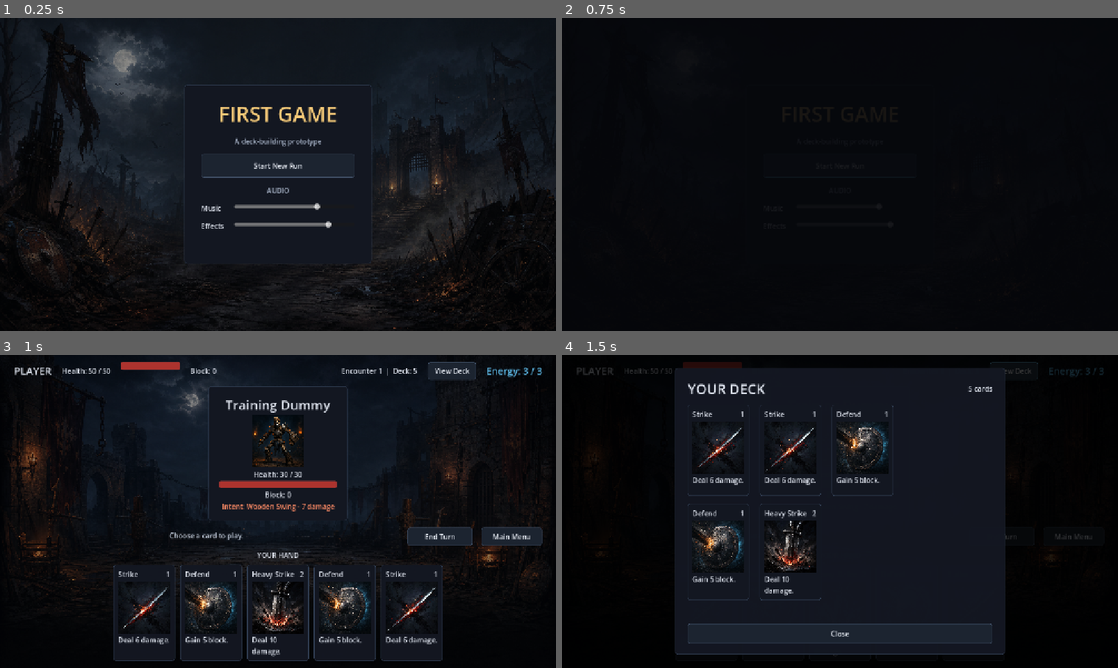
Above: before the commit, frames 1-4 (two rows, left to right).
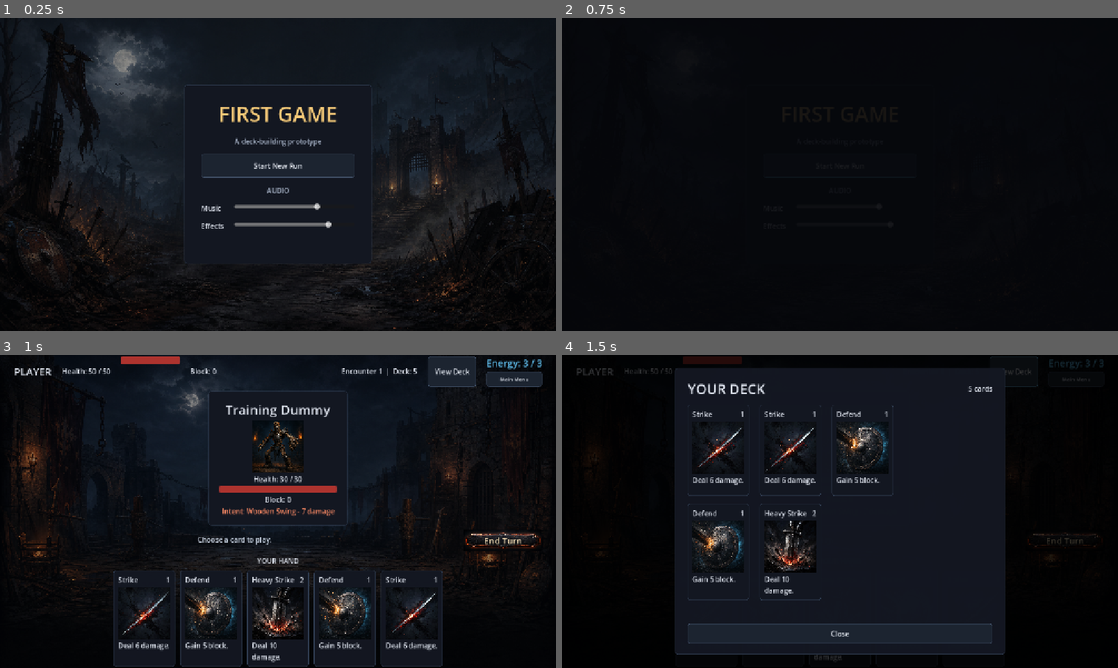
Above: after the commit, the same moments.

Repository: tucktown/gadot_first_game
Game: Godot game, scene res://screens/title_screen.tscn
Same seed, same stepped clock (60 frames per second), same inputs: the game is played once before the commit and once after it. Sound files missing from this copy of the repository are replaced by a short silence.
Inputs:
- Up to frame 1 (0.25 s): no input
- Up to frame 2 (0.75 s): click "Start New Run" at 0.5 s
- Up to frame 3 (1 s): no input
- Up to frame 4 (1.5 s): click "View Deck" at 1.25 s

Frames 1-2 are identical in both runs. In frame 3, 12% of the frame differs, in the area x 2-98%, y 0-100%; in frame 4, 0.7%.

Commit message:
Refine combat and reward interfaces

Diff:
--- a/cards/card_view.gd
+++ b/cards/card_view.gd
@@ -40,6 +40,29 @@
 	select_button.disabled = true
 	self_modulate = Color.WHITE
 	_reset_hover()
+
+
+func show_reward_result(is_selected: bool) -> void:
+	is_playable = false
+	select_button.disabled = true
+	if hover_tween and hover_tween.is_valid():
+		hover_tween.kill()
+	var target_scale := Vector2(1.1, 1.1) if is_selected else Vector2(0.94, 0.94)
+	var target_color := Color.WHITE if is_selected else Color(0.32, 0.34, 0.4, 0.72)
+	z_index = 20 if is_selected else 0
+	if is_selected:
+		var selected_style := StyleBoxFlat.new()
+		selected_style.bg_color = Color(0.09, 0.105, 0.14, 1.0)
+		selected_style.border_color = Color(0.95, 0.55, 0.22, 1.0)
+		selected_style.set_border_width_all(3)
+		selected_style.set_corner_radius_all(7)
+		selected_style.shadow_color = Color(1.0, 0.35, 0.08, 0.32)
+		selected_style.shadow_size = 10
+		add_theme_stylebox_override("panel", selected_style)
+	hover_tween = create_tween().set_trans(Tween.TRANS_BACK).set_ease(Tween.EASE_OUT)
+	hover_tween.set_parallel(true)
+	hover_tween.tween_property(self, "scale", target_scale, 0.22)
+	hover_tween.tween_property(self, "self_modulate", target_color, 0.22)
 
 
 func animate_play_toward(target_global_position: Vector2) -> void:
--- a/combat/combat_screen.gd
+++ b/combat/combat_screen.gd
@@ -19,7 +19,7 @@
 @onready var enemy_intent_label: Label = %EnemyIntentLabel
 @onready var message_label: Label = %MessageLabel
 @onready var hand_container: HBoxContainer = %Hand
-@onready var end_turn_button: Button = %EndTurnButton
+@onready var end_turn_button: BaseButton = %EndTurnButton
 @onready var view_deck_button: Button = %ViewDeckButton
 @onready var main_menu_button: Button = %MainMenuButton
 @onready var result_overlay: Control = %ResultOverlay
@@ -31,6 +31,8 @@
 var input_locked := false
 var player_health_tween: Tween
 var enemy_health_tween: Tween
+var end_turn_prompt_tween: Tween
+var end_turn_prompt_active := false
 
 
 func _ready() -> void:
@@ -67,6 +69,7 @@
 	enemy_block_label.text = "Block: %d" % state.enemy_block
 	enemy_intent_label.text = _get_intent_text(enemy.get_move(state.enemy_turn_index))
 	end_turn_button.disabled = input_locked or state.phase != CombatState.Phase.PLAYER_TURN
+	_update_end_turn_prompt()
 	view_deck_button.disabled = input_locked
 	main_menu_button.disabled = input_locked
 	result_overlay.visible = state.phase in [CombatState.Phase.WON, CombatState.Phase.LOST]
@@ -232,9 +235,43 @@
 	end_turn_button.disabled = locked or state.phase != CombatState.Phase.PLAYER_TURN
 	view_deck_button.disabled = locked
 	main_menu_button.disabled = locked
+	_update_end_turn_prompt()
 	for child in hand_container.get_children():
 		if child is CardView:
 			child.set_playable(not locked and state.can_play(child.card))
+
+
+func _update_end_turn_prompt() -> void:
+	var should_prompt := (
+		state.phase == CombatState.Phase.PLAYER_TURN
+		and state.energy == 0
+		and not input_locked
+	)
+	if should_prompt == end_turn_prompt_active:
+		return
+	end_turn_prompt_active = should_prompt
+	if end_turn_prompt_tween and end_turn_prompt_tween.is_valid():
+		end_turn_prompt_tween.kill()
+	end_turn_button.scale = Vector2.ONE
+	end_turn_button.self_modulate = Color.WHITE
+	if not should_prompt:
+		return
+	end_turn_prompt_tween = create_tween().set_loops(2)
+	end_turn_prompt_tween.set_trans(Tween.TRANS_SINE).set_ease(Tween.EASE_IN_OUT)
+	end_turn_prompt_tween.tween_property(end_turn_button, "scale", Vector2(1.06, 1.06), 0.55)
+	end_turn_prompt_tween.parallel().tween_property(
+		end_turn_button,
+		"self_modulate",
+		Color(1.25, 1.12, 0.82, 1.0),
+		0.55,
+	)
+	end_turn_prompt_tween.tween_property(end_turn_button, "scale", Vector2.ONE, 0.55)
+	end_turn_prompt_tween.parallel().tween_property(
+		end_turn_button,
+		"self_modulate",
+		Color.WHITE,
+		0.55,
+	)
 
 
 func _set_bar_value(bar: ProgressBar, target_value: float, animated: bool, is_player: bool) -> void:
--- a/combat/combat_screen.tscn
+++ b/combat/combat_screen.tscn
@@ -1,7 +1,8 @@
-[gd_scene load_steps=3 format=3]
+[gd_scene load_steps=4 format=3]
 
 [ext_resource type="Script" path="res://combat/combat_screen.gd" id="1"]
 [ext_resource type="Texture2D" path="res://assets/art/backgrounds/combat_courtyard.png" id="2"]
+[ext_resource type="Texture2D" path="res://assets/art/ui/end_turn_button.png" id="3"]
 
 [node name="CombatScreen" type="Control"]
 layout_mode = 3
@@ -93,12 +94,25 @@
 mouse_default_cursor_shape = 2
 text = "View Deck"
 
-[node name="EnergyLabel" type="Label" parent="PageMargin/Layout/StatusBar"]
+[node name="RightControls" type="VBoxContainer" parent="PageMargin/Layout/StatusBar"]
+layout_mode = 2
+theme_override_constants/separation = 4
+
+[node name="EnergyLabel" type="Label" parent="PageMargin/Layout/StatusBar/RightControls"]
 unique_name_in_owner = true
 layout_mode = 2
 theme_override_colors/font_color = Color(0.4, 0.8, 1, 1)
 theme_override_font_sizes/font_size = 22
 text = "Energy: 3 / 3"
+horizontal_alignment = 2
+
+[node name="MainMenuButton" type="Button" parent="PageMargin/Layout/StatusBar/RightControls"]
+unique_name_in_owner = true
+custom_minimum_size = Vector2(96, 26)
+layout_mode = 2
+mouse_default_cursor_shape = 2
+theme_override_font_sizes/font_size = 12
+text = "Main Menu"
 
 [node name="EnemyArea" type="CenterContainer" parent="PageMargin/Layout"]
 layout_mode = 2
@@ -174,19 +188,29 @@
 text = "Choose a card to play."
 horizontal_alignment = 1
 
-[node name="EndTurnButton" type="Button" parent="PageMargin/Layout/ActionBar"]
-unique_name_in_owner = true
-custom_minimum_size = Vector2(150, 42)
-layout_mode = 2
-mouse_default_cursor_shape = 2
+[node name="EndTurnButton" type="TextureButton" parent="PageMargin/Layout/ActionBar"]
+unique_name_in_owner = true
+custom_minimum_size = Vector2(180, 50)
+layout_mode = 2
+mouse_default_cursor_shape = 2
+texture_normal = ExtResource("3")
+ignore_texture_size = true
+stretch_mode = 0
+pivot_offset = Vector2(90, 25)
+
+[node name="Label" type="Label" parent="PageMargin/Layout/ActionBar/EndTurnButton"]
+layout_mode = 1
+anchors_preset = 15
+anchor_right = 1.0
+anchor_bottom = 1.0
+grow_horizontal = 2
+grow_vertical = 2
+mouse_filter = 2
+theme_override_colors/font_color = Color(1, 0.9, 0.73, 1)
+theme_override_font_sizes/font_size = 20
 text = "End Turn"
-
-[node name="MainMenuButton" type="Button" parent="PageMargin/Layout/ActionBar"]
-unique_name_in_owner = true
-custom_minimum_size = Vector2(140, 42)
-layout_mode = 2
-mouse_default_cursor_shape = 2
-text = "Main Menu"
+horizontal_alignment = 1
+vertical_alignment = 1
 
 [node name="HandHeading" type="Label" parent="PageMargin/Layout"]
 layout_mode = 2
@@ -262,7 +286,7 @@
 text = "Return to Title"
 
 [connection signal="pressed" from="PageMargin/Layout/ActionBar/EndTurnButton" to="." method="_on_end_turn_button_pressed"]
-[connection signal="pressed" from="PageMargin/Layout/ActionBar/MainMenuButton" to="." method="_on_main_menu_button_pressed"]
+[connection signal="pressed" from="PageMargin/Layout/StatusBar/RightControls/MainMenuButton" to="." method="_on_main_menu_button_pressed"]
 [connection signal="pressed" from="PageMargin/Layout/StatusBar/ViewDeckButton" to="." method="_on_view_deck_button_pressed"]
 [connection signal="pressed" from="ResultOverlay/Center/Panel/Margin/Content/ResultActionButton" to="." method="_on_result_action_button_pressed"]
 [connection signal="pressed" from="ResultOverlay/Center/Panel/Margin/Content/TitleButton" to="." method="_on_title_button_pressed"]
--- a/screens/card_reward.gd
+++ b/screens/card_reward.gd
@@ -31,12 +31,13 @@
 		return
 
 	reward_chosen = true
+	AudioManager.play_card()
 	RunState.add_card(card.definition)
 	message_label.text = "%s was added to your deck." % card.definition.display_name
 	deck_size_label.text = "Current deck: %d cards" % RunState.deck.size()
 	continue_button.disabled = false
 	for card_view in reward_container.get_children():
-		card_view.set_playable(false)
+		card_view.show_reward_result(card_view.card == card)
 
 
 func _on_continue_button_pressed() -> void:
--- a/screens/card_reward.tscn
+++ b/screens/card_reward.tscn
@@ -1,6 +1,7 @@
-[gd_scene load_steps=2 format=3]
+[gd_scene load_steps=3 format=3]
 
 [ext_resource type="Script" path="res://screens/card_reward.gd" id="1"]
+[ext_resource type="Texture2D" path="res://assets/art/backgrounds/title_road.png" id="2"]
 
 [node name="CardReward" type="Control"]
 layout_mode = 3
@@ -11,14 +12,26 @@
 grow_vertical = 2
 script = ExtResource("1")
 
-[node name="Background" type="ColorRect" parent="."]
+[node name="Background" type="TextureRect" parent="."]
 layout_mode = 1
 anchors_preset = 15
 anchor_right = 1.0
 anchor_bottom = 1.0
 grow_horizontal = 2
 grow_vertical = 2
-color = Color(0.055, 0.071, 0.11, 1)
+texture = ExtResource("2")
+expand_mode = 1
+stretch_mode = 6
+mouse_filter = 2
+
+[node name="Tint" type="ColorRect" parent="."]
+layout_mode = 1
+anchors_preset = 15
+anchor_right = 1.0
+anchor_bottom = 1.0
+grow_horizontal = 2
+grow_vertical = 2
+color = Color(0.015, 0.025, 0.045, 0.58)
 mouse_filter = 2
 
 [node name="Center" type="CenterContainer" parent="."]
@@ -29,62 +42,82 @@
 grow_horizontal = 2
 grow_vertical = 2
 
-[node name="Content" type="VBoxContainer" parent="Center"]
+[node name="Panel" type="PanelContainer" parent="Center"]
+custom_minimum_size = Vector2(680, 0)
 layout_mode = 2
-theme_override_constants/separation = 20
+
+[node name="Margin" type="MarginContainer" parent="Center/Panel"]
+layout_mode = 2
+theme_override_constants/margin_left = 34
+theme_override_constants/margin_top = 24
+theme_override_constants/margin_right = 34
+theme_override_constants/margin_bottom = 24
+
+[node name="Content" type="VBoxContainer" parent="Center/Panel/Margin"]
+layout_mode = 2
+theme_override_constants/separation = 12
 alignment = 1
 
-[node name="Title" type="Label" parent="Center/Content"]
+[node name="Title" type="Label" parent="Center/Panel/Margin/Content"]
 layout_mode = 2
-theme_override_font_sizes/font_size = 40
+theme_override_colors/font_color = Color(0.96, 0.79, 0.47, 1)
+theme_override_font_sizes/font_size = 36
 text = "CHOOSE A CARD"
 horizontal_alignment = 1
 
-[node name="Subtitle" type="Label" parent="Center/Content"]
+[node name="Subtitle" type="Label" parent="Center/Panel/Margin/Content"]
 layout_mode = 2
-text = "Add one card to your deck."
+theme_override_colors/font_color = Color(0.68, 0.73, 0.81, 1)
+text = "Claim one reward for the road ahead."
 horizontal_alignment = 1
 
-[node name="RewardContainer" type="HBoxContainer" parent="Center/Content"]
+[node name="RewardContainer" type="HBoxContainer" parent="Center/Panel/Margin/Content"]
 unique_name_in_owner = true
-custom_minimum_size = Vector2(0, 250)
+custom_minimum_size = Vector2(0, 230)
 layout_mode = 2
-theme_override_constants/separation = 20
+theme_override_constants/separation = 30
 alignment = 1
 
-[node name="MessageLabel" type="Label" parent="Center/Content"]
+[node name="MessageLabel" type="Label" parent="Center/Panel/Margin/Content"]
 unique_name_in_owner = true
-custom_minimum_size = Vector2(0, 28)
+custom_minimum_size = Vector2(0, 26)
 layout_mode = 2
+theme_override_colors/font_color = Color(0.9, 0.68, 0.4, 1)
 text = "Select one reward."
 horizontal_alignment = 1
 
-[node name="DeckSizeLabel" type="Label" parent="Center/Content"]
+[node name="DeckSizeLabel" type="Label" parent="Center/Panel/Margin/Content"]
 unique_name_in_owner = true
 layout_mode = 2
+theme_override_colors/font_color = Color(0.68, 0.73, 0.81, 1)
 text = "Current deck: 5 cards"
 horizontal_alignment = 1
 
-[node name="ViewDeckButton" type="Button" parent="Center/Content"]
-custom_minimum_size = Vector2(240, 46)
+[node name="Actions" type="HBoxContainer" parent="Center/Panel/Margin/Content"]
+layout_mode = 2
+theme_override_constants/separation = 12
+alignment = 1
+
+[node name="ViewDeckButton" type="Button" parent="Center/Panel/Margin/Content/Actions"]
+custom_minimum_size = Vector2(170, 42)
 layout_mode = 2
 mouse_default_cursor_shape = 2
-text = "View Current Deck"
+text = "View Deck"
 
-[node name="ContinueButton" type="Button" parent="Center/Content"]
+[node name="ContinueButton" type="Button" parent="Center/Panel/Margin/Content/Actions"]
 unique_name_in_owner = true
-custom_minimum_size = Vector2(240, 50)
+custom_minimum_size = Vector2(220, 42)
 layout_mode = 2
 mouse_default_cursor_shape = 2
 disabled = true
-text = "Continue to Next Combat"
+text = "Continue to Combat"
 
-[node name="MainMenuButton" type="Button" parent="Center/Content"]
-custom_minimum_size = Vector2(240, 46)
+[node name="MainMenuButton" type="Button" parent="Center/Panel/Margin/Content/Actions"]
+custom_minimum_size = Vector2(150, 42)
 layout_mode = 2
 mouse_default_cursor_shape = 2
 text = "Main Menu"
 
-[connection signal="pressed" from="Center/Content/ContinueButton" to="." method="_on_continue_button_pressed"]
-[connection signal="pressed" from="Center/Content/MainMenuButton" to="." method="_on_main_menu_button_pressed"]
-[connection signal="pressed" from="Center/Content/ViewDeckButton" to="." method="_on_view_deck_button_pressed"]
+[connection signal="pressed" from="Center/Panel/Margin/Content/Actions/ContinueButton" to="." method="_on_continue_button_pressed"]
+[connection signal="pressed" from="Center/Panel/Margin/Content/Actions/MainMenuButton" to="." method="_on_main_menu_button_pressed"]
+[connection signal="pressed" from="Center/Panel/Margin/Content/Actions/ViewDeckButton" to="." method="_on_view_deck_button_pressed"]
Binary file added: assets/art/ui/end_turn_button.png
Not shown, added: assets/art/ui/end_turn_button.png.import
Not shown, changed: README.md
